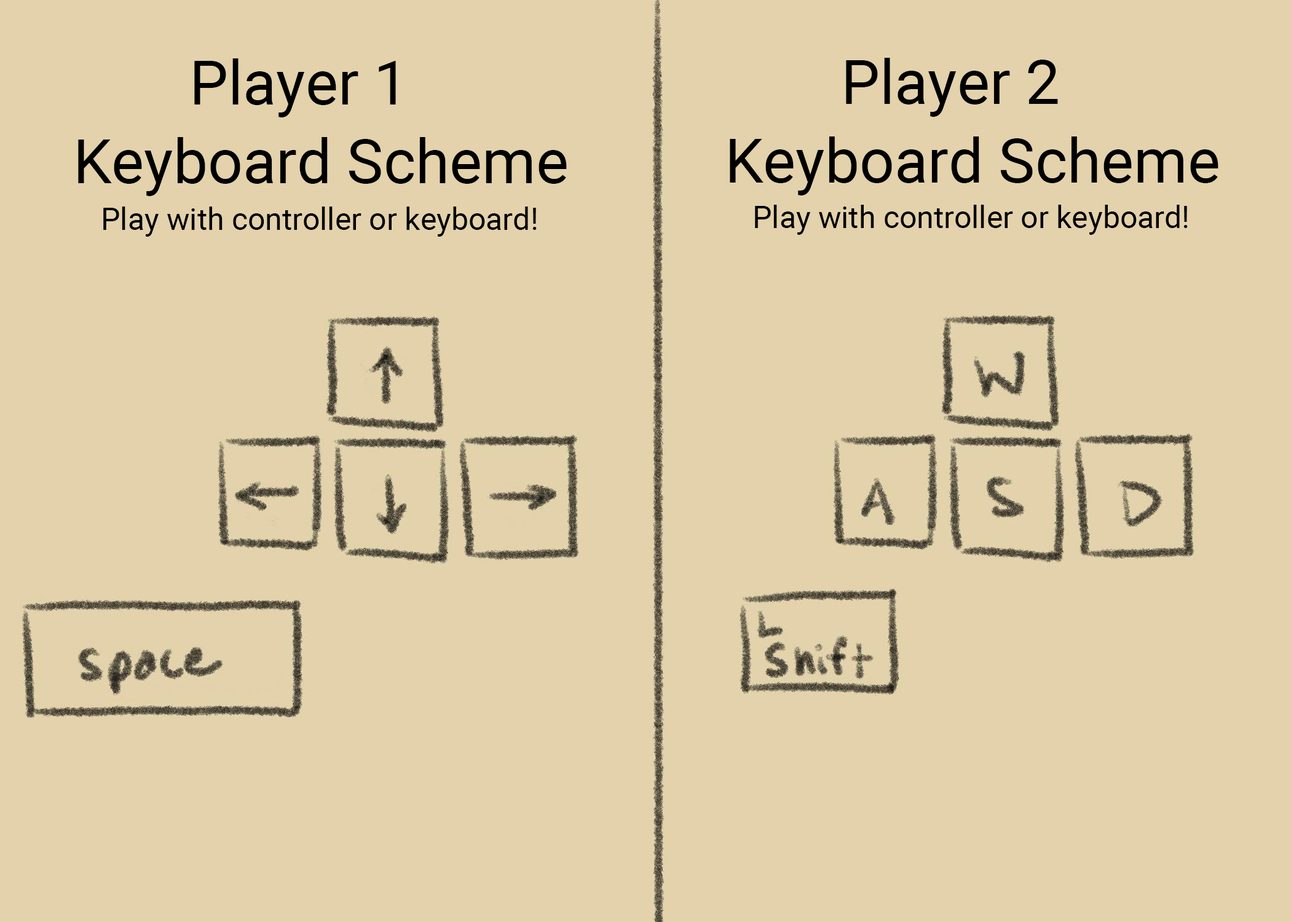
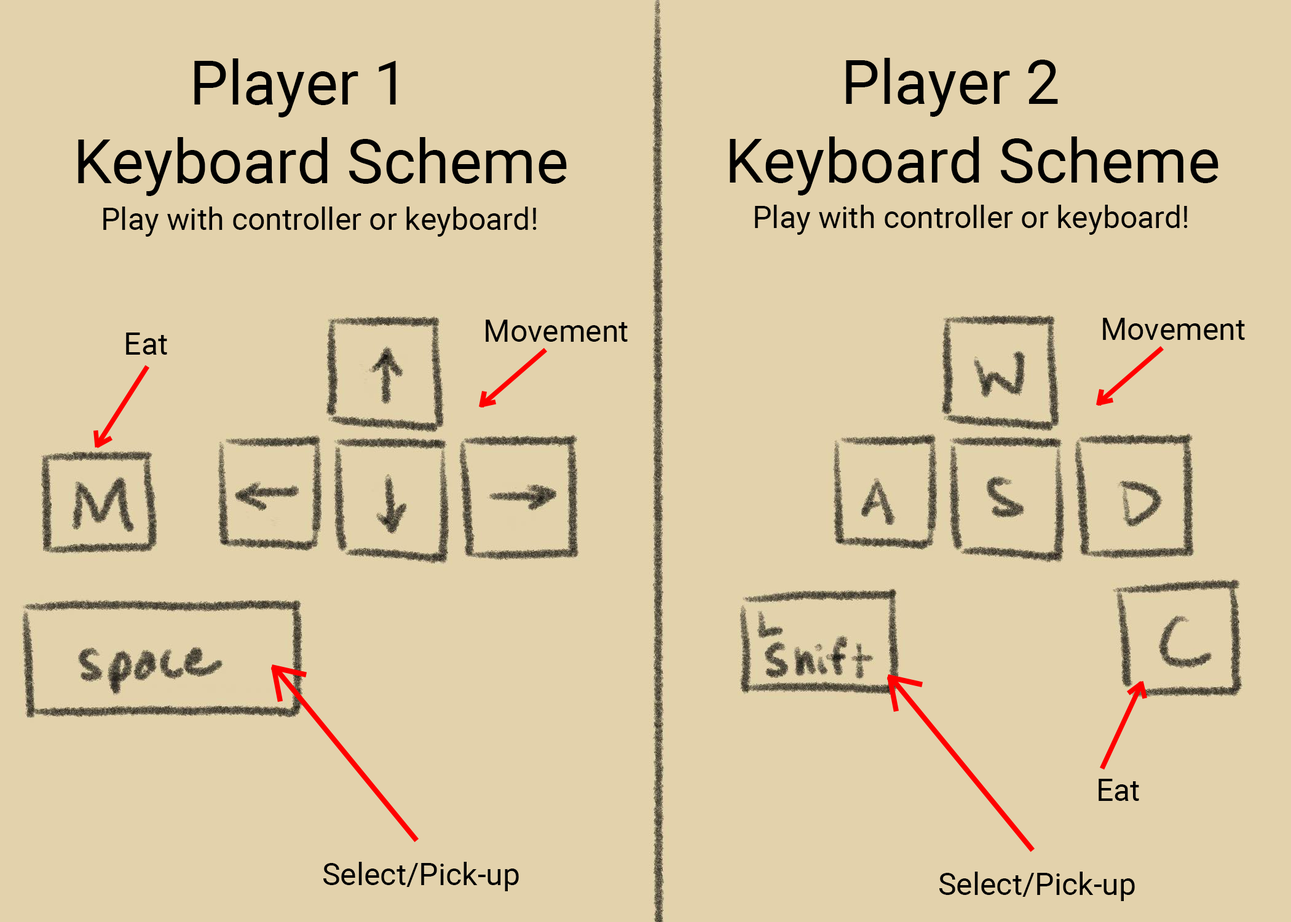
Comparing the layer stacks of the two 1291 × 922 images. Changes:
added layer "Select/Pick-up" (1st of 2) above "Eat" over (939, 872, 1136, 902)
added layer "Eat" (1st of 2) above "Movement" over (1098, 779, 1140, 802)
added layer "Movement" (1st of 2) above "Line 3" over (1103, 317, 1246, 341)
added layer "Line 3" (1st of 6) above "Line 2" over (1096, 389, 1105, 406)
added layer "Line 2" (1st of 6) above "Line 1" over (1097, 397, 1114, 406)
added layer "Line 1" (1st of 6) above "Movement" over (1097, 346, 1165, 406)
added layer "Movement" (2nd of 2) above "Line 3" over (485, 319, 628, 342)
added layer "Line 3" (2nd of 6) above "Line 2" over (479, 391, 488, 408)
added layer "Line 2" (2nd of 6) above "Line 1" over (479, 399, 497, 408)
added layer "Line 1" (2nd of 6) above "Line 3" over (480, 348, 548, 408)
added layer "Line 3" (3rd of 6) above "Line 2" over (1138, 681, 1148, 700)
added layer "Line 2" (3rd of 6) above "Line 1" over (1127, 681, 1144, 696)
added layer "Line 1" (3rd of 6) above "Eat" over (1100, 683, 1144, 770)
added layer "Eat" (2nd of 2) above "Line 3" over (126, 332, 168, 355)
added layer "Line 2" (4th of 6) above "Line 1" over (95, 436, 113, 449)
added layer "Line 1" (4th of 6) above "Line 3" over (95, 365, 150, 447)
added layer "Line 3" (5th of 6) above "Line 2" over (887, 674, 924, 688)
added layer "Line 2" (5th of 6) above "Line 1" over (887, 676, 900, 713)
added layer "Line 1" (5th of 6) above "Select/Pick-up" over (891, 678, 1036, 853)
added layer "Select/Pick-up" (2nd of 2) above "Line 3" over (323, 862, 520, 892)
added layer "Line 3" (6th of 6) above "Line 2" over (271, 664, 307, 678)
added layer "Line 2" (6th of 6) above "Line 1" over (271, 666, 283, 703)
added layer "Line 1" (6th of 6) above "Play with controller or keyboard!" over (274, 668, 419, 843)
painted on "Layer 1" over (38, 442, 1250, 700)
…and 1 more changes (1 added)
